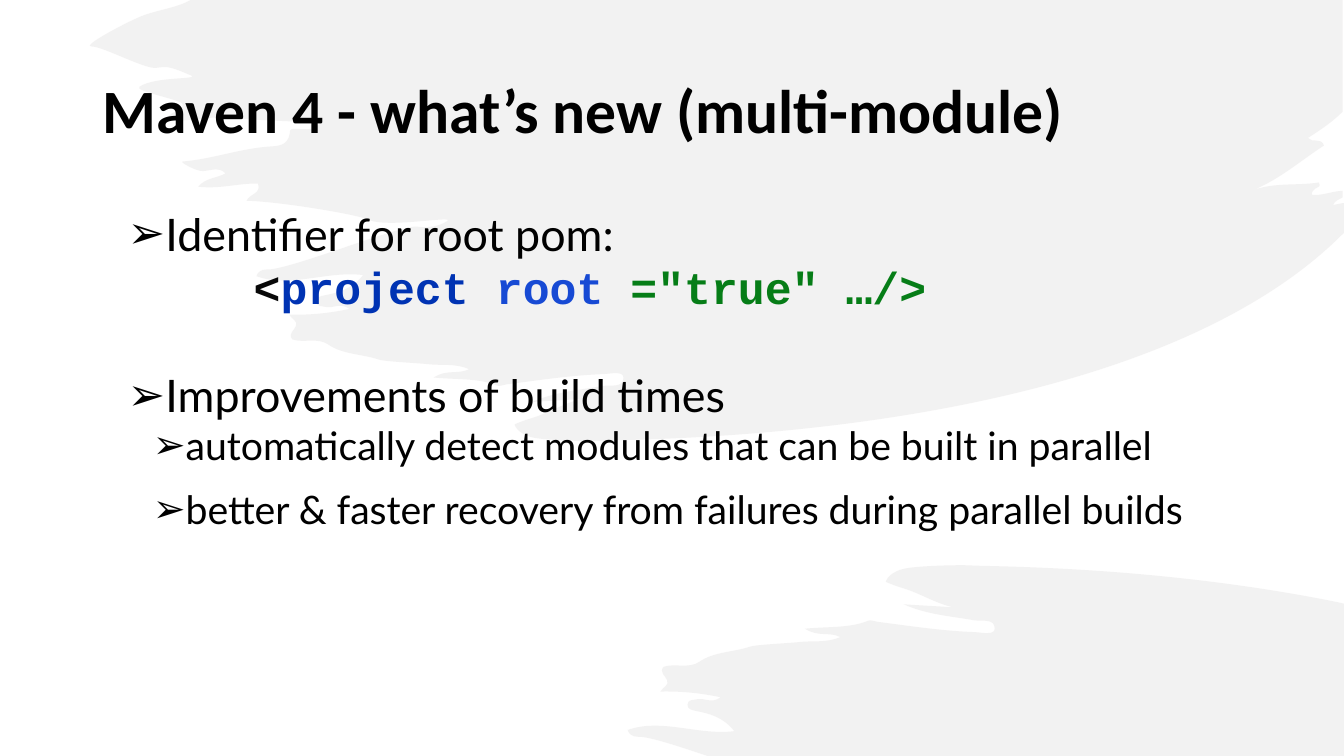
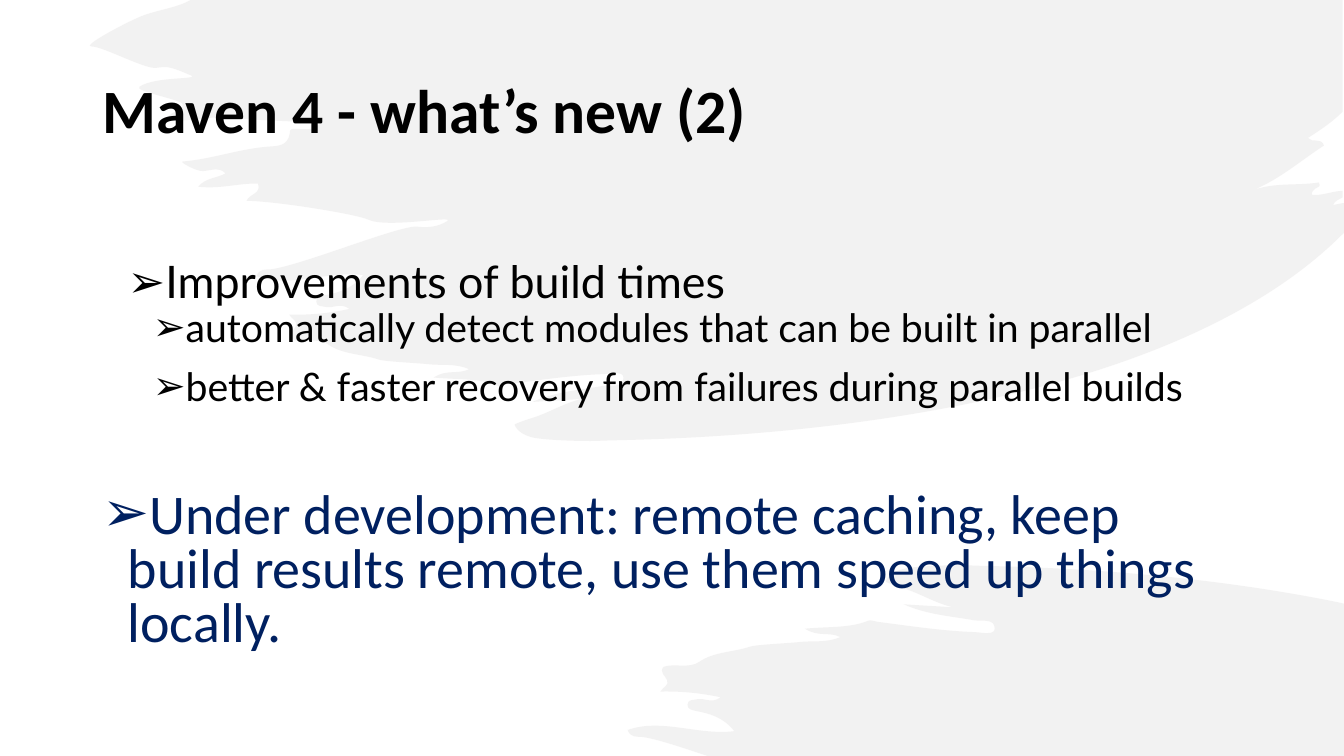
Before and after one commit to iuliana/jdk21-parent-project, a slide deck: slide 5 of Java21-Presentation.pptx (slide 4 before the commit). Drawn at 1344x756 pixels with LibreOffice and Linux fonts; fonts in the diff are those of the drawing. Boxes give left, top, right and bottom in pixels: in the first picture for what was removed or moved away, otherwise in the second. Text is boxed around its words. In the diff, an @@ line names an element or a change of style, - is before the commit and + after.

```diff
--- a/Java21-Presentation.pptx
+++ b/Java21-Presentation.pptx
@@ title at [102, 87, 746, 142]: text changed @@
-Maven 4 - what’s new (multi-module)
+Maven 4 - what’s new (2)
@@ text at [165, 218, 818, 314]: paragraphs removed @@
-➢ Identifier for root pom:
-  <project root ="true" …/>
@@ text at [165, 265, 1183, 408]: line spacing 1 to 0.9 @@
@@ text at [128, 495, 1195, 651]: paragraph added @@
+➢ Under development: remote caching, keep build results remote, use them speed up things locally.
```
Also in this commit, not shown: 3 other slides changed, 8 slides added, 22 other files.
